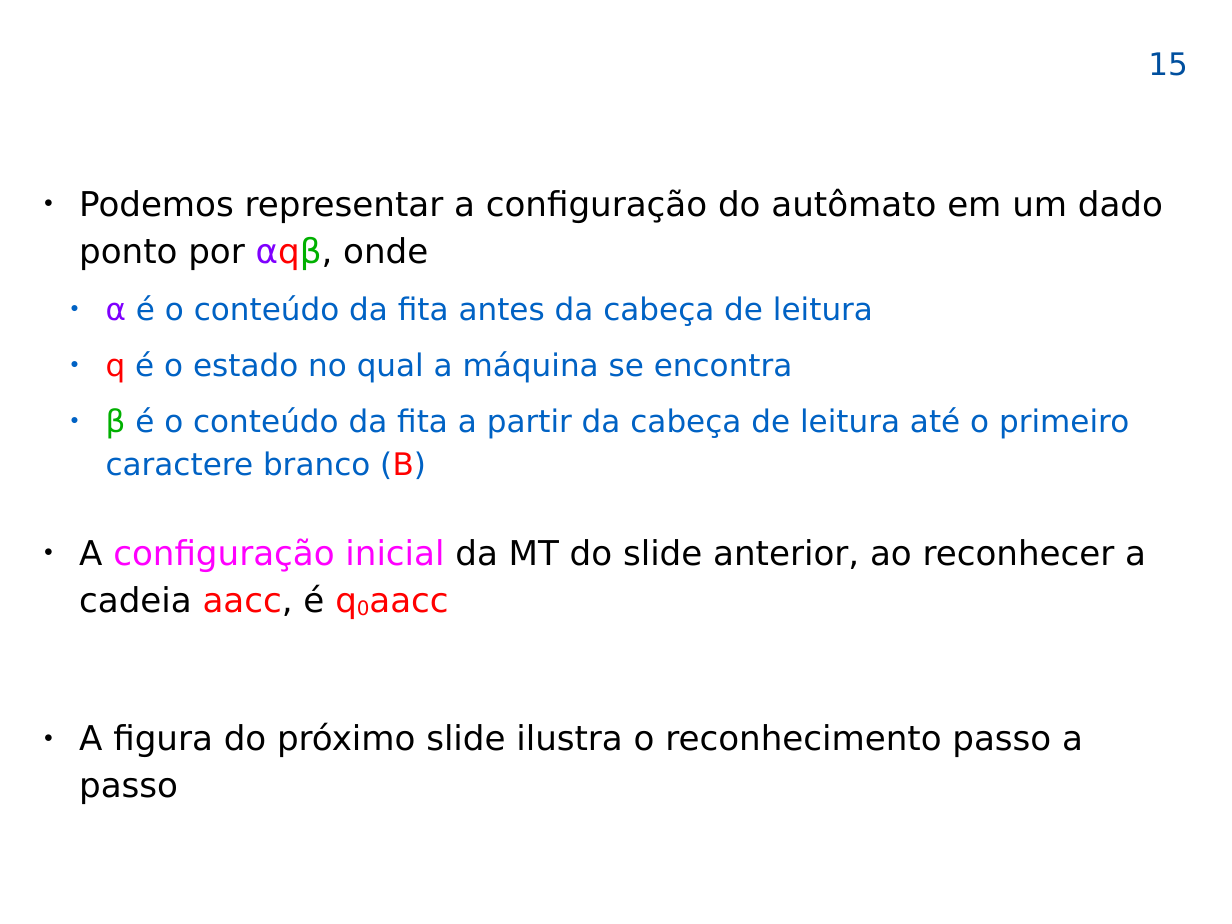
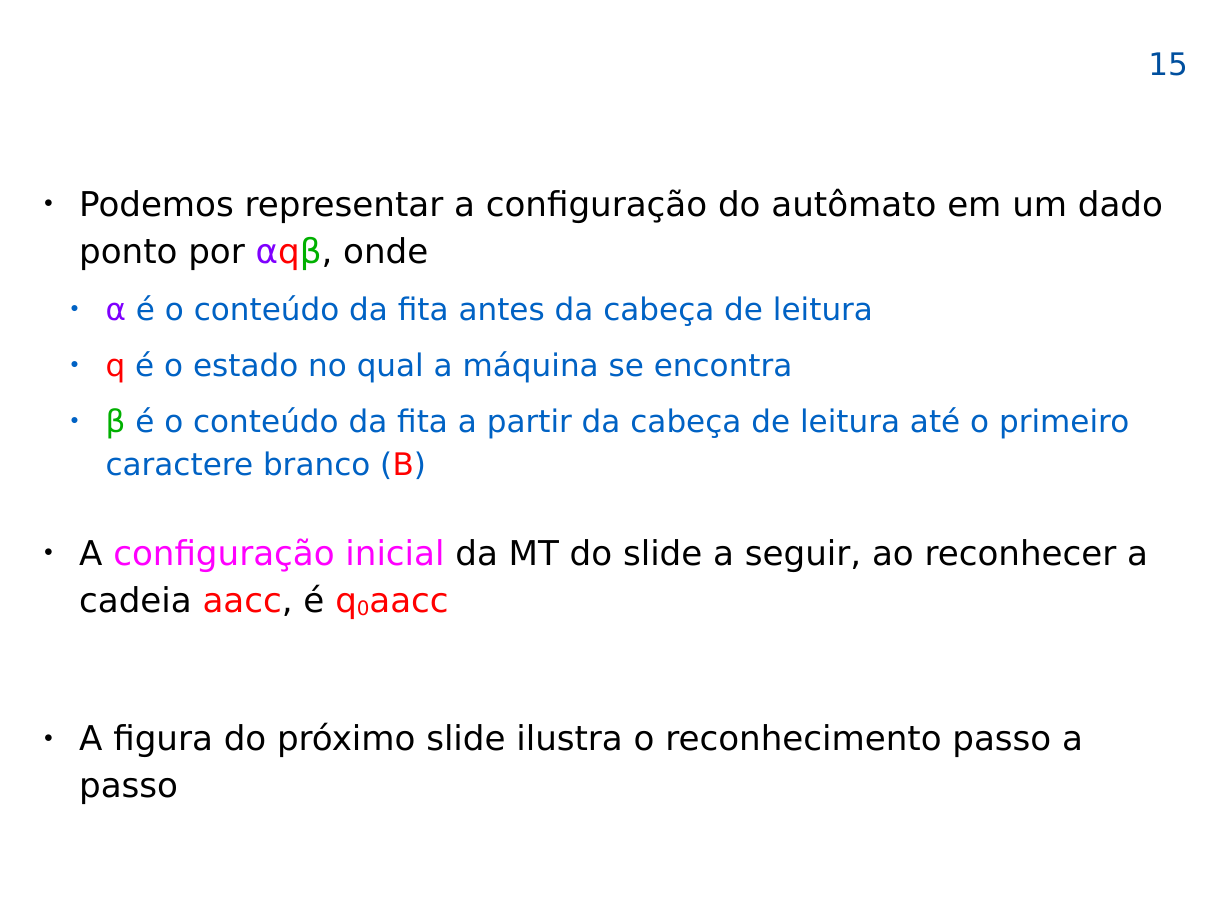
Before and after one commit to efurlanm/teaching, a slide deck: slide 15 of lfa/LFA-42-Turing_2025-05-21.odp. Drawn at 1232x924 pixels with LibreOffice and Linux fonts; fonts in the diff are those of the drawing; background and template pictures are left out. Boxes give left, top, right and bottom in pixels: in the first picture for what was removed or moved away, otherwise in the second. Text is boxed around its words. In the diff, an @@ line names an element or a change of style, - is before the commit and + after.

```diff
--- a/lfa/LFA-42-Turing_2025-05-21.odp
+++ b/lfa/LFA-42-Turing_2025-05-21.odp
@@ text at bbox=[79, 538, 1148, 616]: text changed @@
-● A configuração inicial da MT do slide anterior, ao reconhecer a cadeia aacc, é q0aacc
+● A configuração inicial da MT do slide a seguir, ao reconhecer a cadeia aacc, é q0aacc
```
Also in this commit, not shown: 11 other slides changed, 22 other files.
